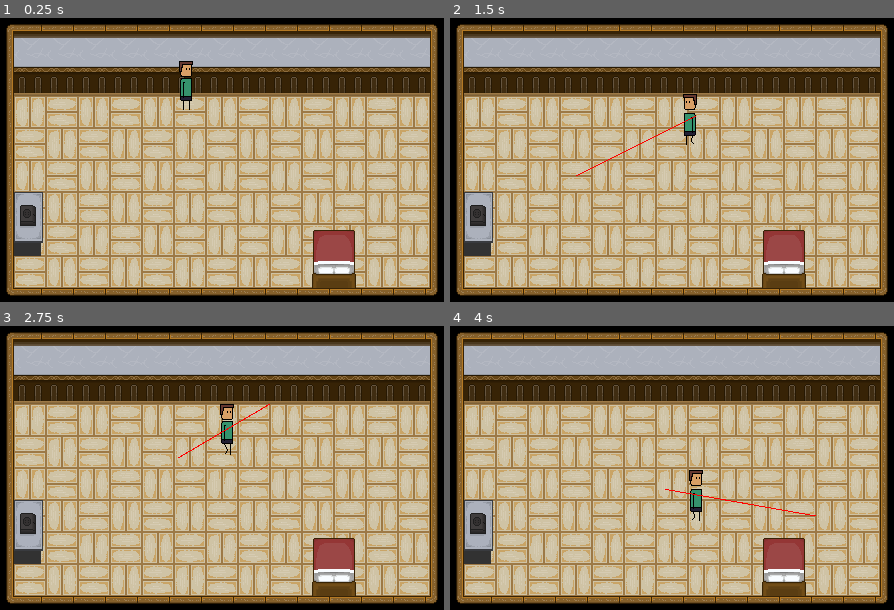
Above: before the commit, frames 1-4 (two rows, left to right).
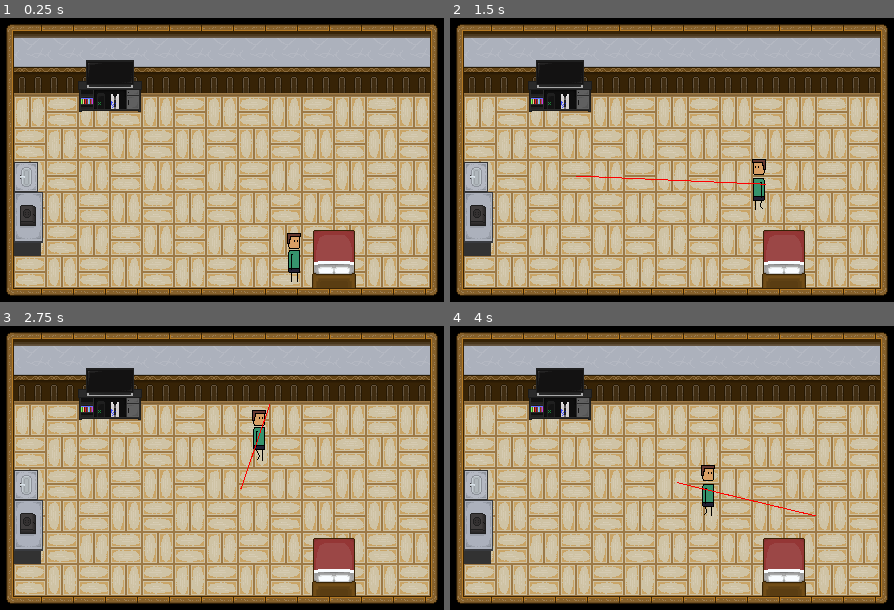
Above: after the commit, the same moments.

Repository: sun-wise-man/work-from-home
Game: Godot game, scene res://scenes/main.tscn
The game is run twice, just before and just after one commit, with the same random seed, the same clock (stepped at 60 frames per second) and the same inputs.
Inputs (mouse positions are in pixels of both pictures, inside the frame that each line leads up to):
- Up to frame 1 (0.25 s): no input
- Up to frame 2 (1.5 s): tap Enter at 0.5 s; move the mouse to (778, 142) at 0.52 s; click (778, 142) at 0.67 s; move the mouse to (574, 177) at 1.27 s; click (574, 177) at 1.42 s
- Up to frame 3 (2.75 s): move the mouse to (270, 397) at 2.02 s; click (270, 397) at 2.17 s
- Up to frame 4 (4 s): move the mouse to (649, 533) at 2.77 s; click (649, 533) at 2.92 s; move the mouse to (814, 516) at 3.52 s; click (814, 516) at 3.67 s

The runs differ from the first frame. In frame 1, 3.5% of the frame differs, in the area x 3-68%, y 14-93%; in frame 2, 3.7%, in the area x 3-72%, y 14-68%; in frame 3, 3.6%; in frame 4, 3.7%.

Commit message:
Moving In!
Add sink and console

Diff:
--- a/scenes/main.tscn
+++ b/scenes/main.tscn
@@ -14,6 +14,8 @@
 [ext_resource path="res://sprites/Floor_Wall_64x.png" type="Texture" id=12]
 [ext_resource path="res://sprites/Bed_64x.png" type="Texture" id=13]
 [ext_resource path="res://sprites/Cooking_64x.png" type="Texture" id=14]
+[ext_resource path="res://sprites/Console_64x.png" type="Texture" id=15]
+[ext_resource path="res://sprites/Kitchen Sink_64x.png" type="Texture" id=16]
 
 [sub_resource type="SpriteFrames" id=1]
 animations = [ {
@@ -32,9 +34,9 @@
 extents = Vector2( 7.15993, 26.0387 )
 
 [sub_resource type="NavigationPolygon" id=3]
-vertices = PoolVector2Array( 324.561, 278.316, 40.5613, 278.316, 40.5613, 254.316, 64.5613, 254.316, 324.561, 218.316, 64.5613, 182.316, 40.5613, 182.316, 40.5613, 94.3163, 440.561, 94.3163, 382.561, 218.316, 440.561, 278.316, 382.561, 278.316 )
-polygons = [ PoolIntArray( 0, 1, 2, 3 ), PoolIntArray( 4, 0, 3, 5 ), PoolIntArray( 5, 6, 7, 8 ), PoolIntArray( 4, 5, 8, 9 ), PoolIntArray( 9, 8, 10, 11 ) ]
-outlines = [ PoolVector2Array( 40.5613, 278.316, 40.5613, 254.316, 64.5613, 254.316, 64.5613, 182.316, 40.5613, 182.316, 40.5613, 94.3163, 440.561, 94.3163, 440.561, 278.316, 382.561, 278.316, 382.561, 218.316, 324.561, 218.316, 324.561, 278.316 ) ]
+vertices = PoolVector2Array( 324.561, 278.316, 72.5613, 278.316, 72.5613, 182.316, 324.561, 218.316, 64.5613, 150.316, 40.5613, 150.316, 40.5613, 94.3163, 440.561, 94.3163, 64.5613, 182.316, 382.561, 218.316, 440.561, 278.316, 382.561, 278.316 )
+polygons = [ PoolIntArray( 0, 1, 2, 3 ), PoolIntArray( 4, 5, 6, 7 ), PoolIntArray( 2, 8, 4, 7 ), PoolIntArray( 3, 2, 7, 9 ), PoolIntArray( 9, 7, 10, 11 ) ]
+outlines = [ PoolVector2Array( 72.5613, 278.316, 72.5613, 182.316, 64.5613, 182.316, 64.5613, 150.316, 40.5613, 150.316, 40.5613, 94.3163, 440.561, 94.3163, 440.561, 278.316, 382.561, 278.316, 382.561, 218.316, 324.561, 218.316, 324.561, 278.316 ) ]
 
 [sub_resource type="TileSet" id=4]
 0/name = "Floor_Wall_64x.png 0"
@@ -658,8 +660,11 @@
 script = ExtResource( 10 )
 
 [node name="Player" type="KinematicBody2D" parent="."]
-position = Vector2( 203.727, 84.1845 )
+position = Vector2( 312, 256 )
 script = ExtResource( 2 )
+__meta__ = {
+"_edit_group_": true
+}
 speed = 100
 
 [node name="AnimatedSprite" type="AnimatedSprite" parent="Player"]
@@ -766,6 +771,15 @@
 [node name="Stove" type="Sprite" parent="TileMap-Floor-Wall"]
 position = Vector2( 64, 224 )
 texture = ExtResource( 14 )
+
+[node name="Console" type="Sprite" parent="TileMap-Floor-Wall"]
+position = Vector2( 128, 80 )
+z_index = -1
+texture = ExtResource( 15 )
+
+[node name="Sink" type="Sprite" parent="TileMap-Floor-Wall"]
+position = Vector2( 64, 160 )
+texture = ExtResource( 16 )
 [connection signal="hour_pass" from="." to="HealthBar" method="_on_World_hour_pass"]
+[connection signal="hour_pass" from="." to="HappinessBar" method="_on_World_hour_pass"]
 [connection signal="hour_pass" from="." to="WorkBar" method="_on_World_hour_pass"]
-[connection signal="hour_pass" from="." to="HappinessBar" method="_on_World_hour_pass"]
Not shown: 1 places in scenes/main.tscn that only renumber resources
Binary file added: sprites/Console_64x.png
Not shown, added: sprites/Console_64x.png.import
Binary file added: sprites/Kitchen Sink_64x.png
Not shown, added: sprites/Kitchen Sink_64x.png.import
